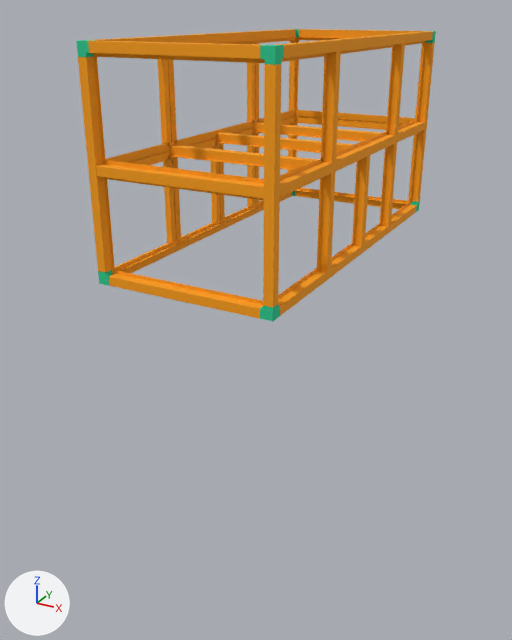
Before and after pictures for a commit that changed the FBX model models/fbx/ustanovka/rama1.FBX.
Rendered twice from a 50 mm camera at (1.84, -4.78, 1.69) aimed at (-0.16, -1.14, -0.13). Every picture has the same lights, and +X, +Y and +Z are marked at lower left. Where no turn or scale is listed for an object, it has been applied to the vertices.
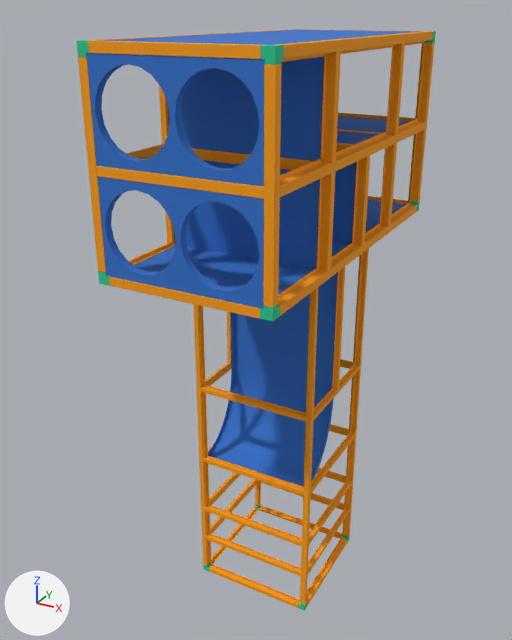
Pixel boxes (x1, y1, x2, y2) of what changed, in the pictures (512 x 640 px):
'Object003', reshaped (99% taller)
    before: (76, 29, 436, 321)
    after: (76, 29, 436, 611)
part 1 of me_mesh, added
    after: (342, 249, 369, 536)
part 2 of me_mesh, added
    after: (255, 480, 261, 506)
part 3 of me_mesh, added (orange)
    after: (193, 304, 211, 565)
part 4 of me_mesh, added (orange)
    after: (300, 288, 318, 605)
part 5 of me_mesh, added (orange)
    after: (307, 537, 347, 605)
part 6 of me_mesh, added
    after: (260, 506, 342, 539)
part 7 of me_mesh, added
    after: (203, 563, 211, 571)
part 8 of me_mesh, added
    after: (298, 600, 308, 611)
part 9 of me_mesh, added (orange)
    after: (209, 564, 300, 608)
part 10 of me_mesh, added
    after: (211, 507, 259, 564)
part 11 of me_mesh, added (blue)
    after: (87, 30, 423, 576)
part 12 of me_mesh, recoloured
    before: (93, 37, 425, 274)

Patch to the scene script:
```diff
--- a/models/fbx/ustanovka/rama1.FBX.py
+++ b/models/fbx/ustanovka/rama1.FBX.py
@@ me_mesh @@
-me_mesh.from_pydata(...)  # 3064 vertices, 5980 faces; spans x -0.5..0.5, y -2.19..0.0, z 0.41..1.56
+me_mesh.from_pydata(...)  # 4894 vertices, 9060 faces; spans x -0.5..0.5, y -2.19..0.0, z -1.99..1.56
+# me_mesh part 1: the loose piece of 64 vertices spanning x 0.43..0.5, y -0.07..0.0, z 0.48..1.5 is copied, and the copy is scaled about its middle by (0.65, 0.661, 2.27), then moved by (-0.09, -0.68, -1.78); it spans x 0.35..0.4, y -0.75..-0.7, z -1.94..0.36
+# me_mesh part 2: the loose piece of 64 vertices spanning x -0.5..-0.43, y -2.12..-0.07, z 0.41..0.48 is copied, and the copy is multiplied about its middle by the matrix ((0.662, 0.0, -0.002), (0.002, 0.0, -0.651), (0.0, -1.121, 0.0)), then moved by (0.09, 0.38, -1.24); it spans x -0.4..-0.35, y -0.74..-0.7, z -1.94..0.36
+# me_mesh part 3: the loose piece of 64 vertices spanning x -0.5..-0.43, y -2.19..-2.12, z 0.48..1.5 is copied, and the copy is scaled about its middle by (0.65, 0.661, 2.27), then moved by (0.09, 0.68, -1.78); it spans x -0.4..-0.35, y -1.5..-1.45, z -1.94..0.36
+# me_mesh part 4: the loose piece of 64 vertices spanning x 0.43..0.5, y -2.19..-2.12, z 0.48..1.5 is copied, and the copy is scaled about its middle by (0.66, 0.649, 2.27), then moved by (-0.09, 0.68, -1.78); it spans x 0.35..0.4, y -1.5..-1.45, z -1.94..0.36
+# me_mesh part 5: the loose piece of 64 vertices spanning x 0.43..0.5, y -2.12..-0.07, z 0.41..0.48 is copied, and the copy is scaled about its middle by (0.65, 0.341, 0.652), then moved by (-0.09, 0.0, -2.42); it spans x 0.35..0.4, y -1.45..-0.75, z -1.99..-1.94
+# me_mesh part 6: the loose piece of 64 vertices spanning x -0.43..0.43, y -2.19..-2.12, z 0.41..0.48 is copied, and the copy is scaled about its middle by (0.813, -0.661, 0.652), then moved by (0.0, 1.44, -2.42); it spans x -0.35..0.35, y -0.75..-0.7, z -1.99..-1.94
+# me_mesh part 7: the loose piece of 49 vertices spanning x -0.5..-0.43, y -2.19..-2.12, z 0.41..0.48 is copied, and the copy is scaled about its middle by (0.682, 0.691, 0.684), then moved by (0.09, 0.68, -2.41), in mat_17___default_001 (green #26cc91); it spans x -0.4..-0.35, y -1.5..-1.45, z -1.99..-1.94
+# me_mesh part 8: the loose piece of 49 vertices spanning x 0.43..0.5, y -2.19..-2.12, z 0.41..0.48 is copied, and the copy is scaled about its middle by (0.69, 0.682, 0.684), then moved by (-0.09, 0.68, -2.41), in mat_17___default_001 (green #26cc91); it spans x 0.35..0.4, y -1.5..-1.45, z -1.99..-1.94
+# me_mesh part 9: the loose piece of 64 vertices spanning x -0.43..0.43, y -0.07..0.0, z 0.41..0.48 is copied, and the copy is scaled about its middle by (0.813, -0.65, 0.652), then moved by (0.0, -1.44, -2.42); it spans x -0.35..0.35, y -1.5..-1.45, z -1.99..-1.94
+# me_mesh part 10: the loose piece of 64 vertices spanning x -0.5..-0.43, y -2.12..-0.07, z 0.41..0.48 is copied, and the copy is scaled about its middle by (0.65, 0.341, 0.651), then moved by (0.09, 0.0, -2.42); it spans x -0.4..-0.35, y -1.45..-0.75, z -1.99..-1.94
+# me_mesh part 11: 670 vertices added at x -0.46..0.46, y -2.19..-0.04, z -1.72..1.56
+# me_mesh part 12: 128 faces spanning x -0.45..0.45, y -2.14..-0.05, z 0.46..1.51 switch from mat_17___default (orange #ffa000) to mat_17___default_001 (green #26cc91)
+me_mesh.materials.append(mat_material__5690)  # blue #3272cd
```
